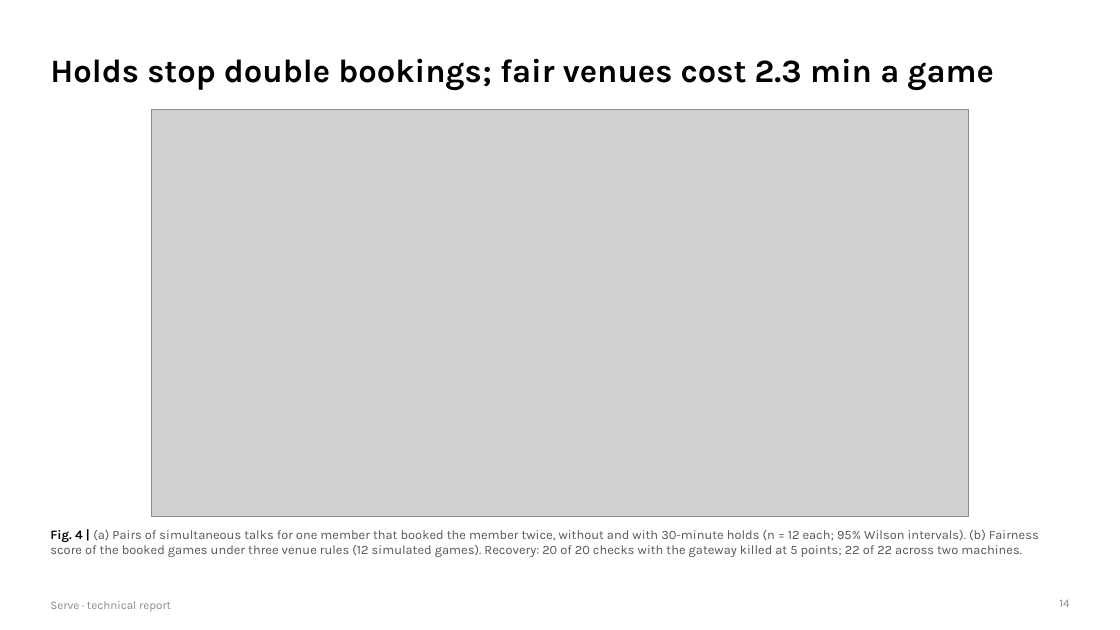
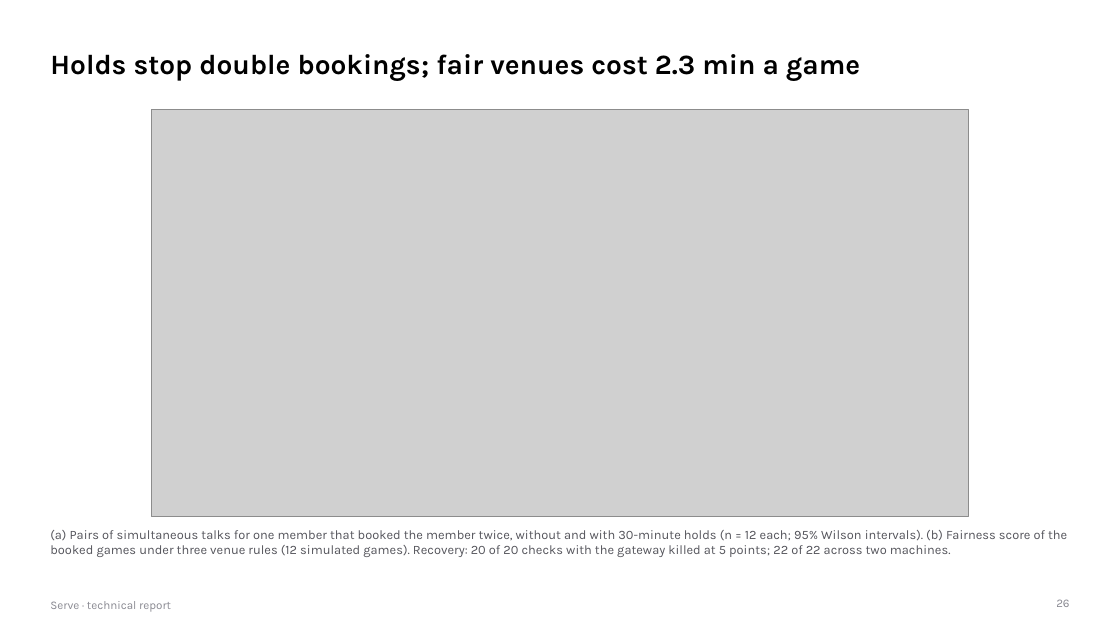
Before and after one commit to gino6178/serve-meta-hackathon, a slide deck: slide 26 of submission/pdf/serve_technical_report.pptx (slide 14 before the commit). Drawn at 1120x630 pixels with LibreOffice and Linux fonts; fonts in the diff are those of the drawing; grey boxes stand for pictures. Boxes give left, top, right and bottom in pixels: in the first picture for what was removed or moved away, otherwise in the second. Text is boxed around its words. In the diff, an @@ line names an element or a change of style, - is before the commit and + after.

```diff
--- a/submission/pdf/serve_technical_report.pptx
+++ b/submission/pdf/serve_technical_report.pptx
@@ title "Holds stop double bookings; fair ..." at [50,54,860,81]: size 28 to 24 pt @@
@@ text at [50,530,1067,557]: text changed @@
-Fig. 4 | (a) Pairs of simultaneous talks for one member that booked the member twice, without and with 30-minute holds (n = 12 each; 95% Wilson intervals). (b) Fairness score of the booked games under three venue rules (12 simulated games). Recovery: 20 of 20 checks with the gateway killed at 5 points; 22 of 22 across two machines.
+(a) Pairs of simultaneous talks for one member that booked the member twice, without and with 30-minute holds (n = 12 each; 95% Wilson intervals). (b) Fairness score of the booked games under three venue rules (12 simulated games). Recovery: 20 of 20 checks with the gateway killed at 5 points; 22 of 22 across two machines.
@@ page number at [1056,599,1069,607]: text changed @@
-14
+26
```
Also in this commit, not shown: 36 other slides changed, 7 slides added, 3 slides removed, 4 other files.
